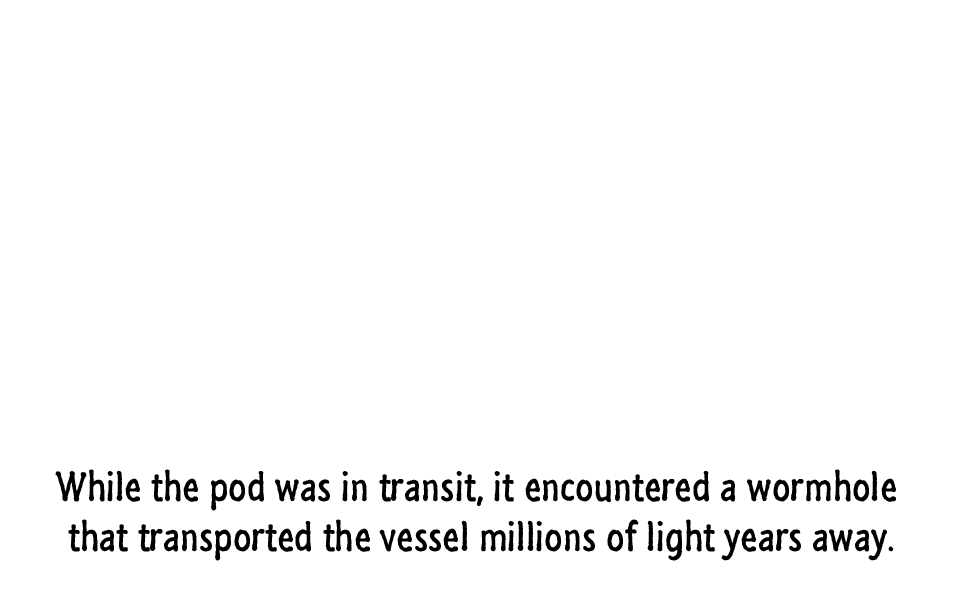
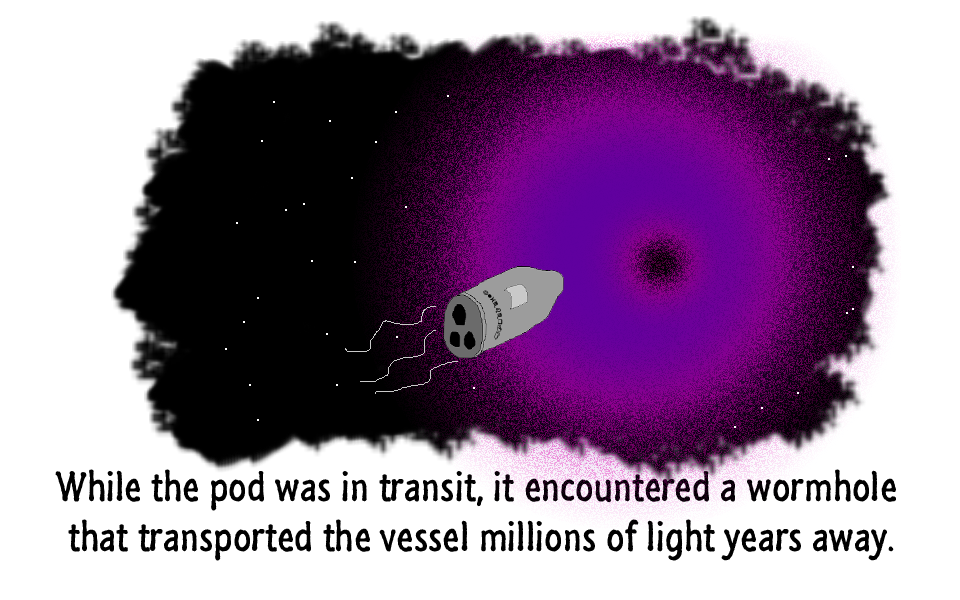
Before/after of a (960, 600) layered artwork. What changed in the layer stack:
added layer "Klieber-1" above "Layer 4" over [483, 290, 503, 340]
added layer "Layer 4" above "Layer 2" over [225, 95, 854, 428]
added layer "Layer 2" above "Layer 1" over [348, 43, 895, 530]
added layer "Layer 1" above "While the pod was in transit, it encountered a wormhole that t" over [111, 16, 895, 488]
removed layer "Background" over [111, 16, 901, 530]
